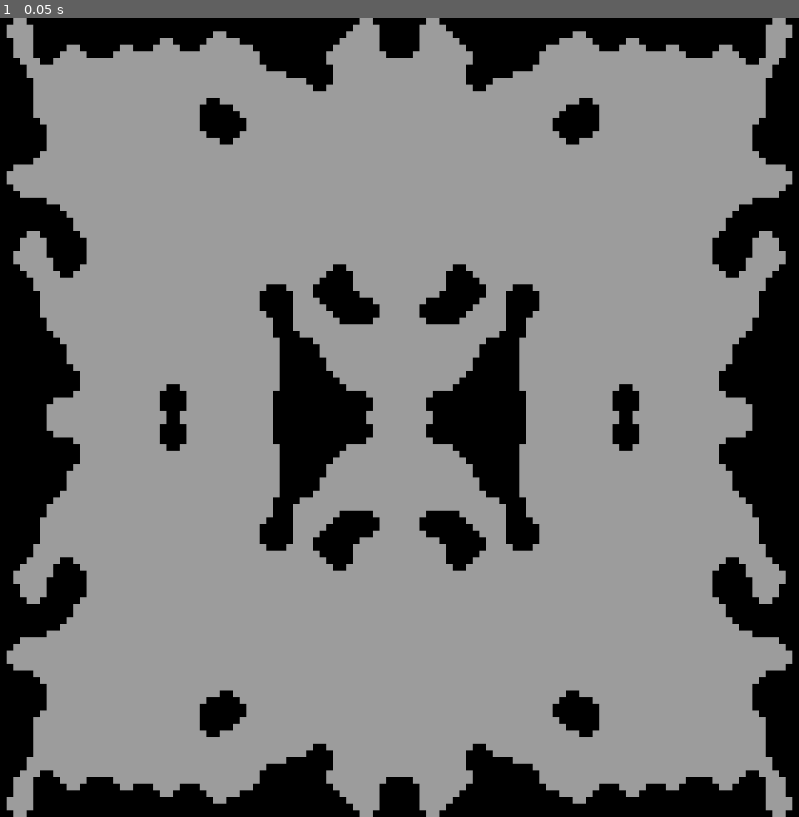
Above: before the commit, frame 1.
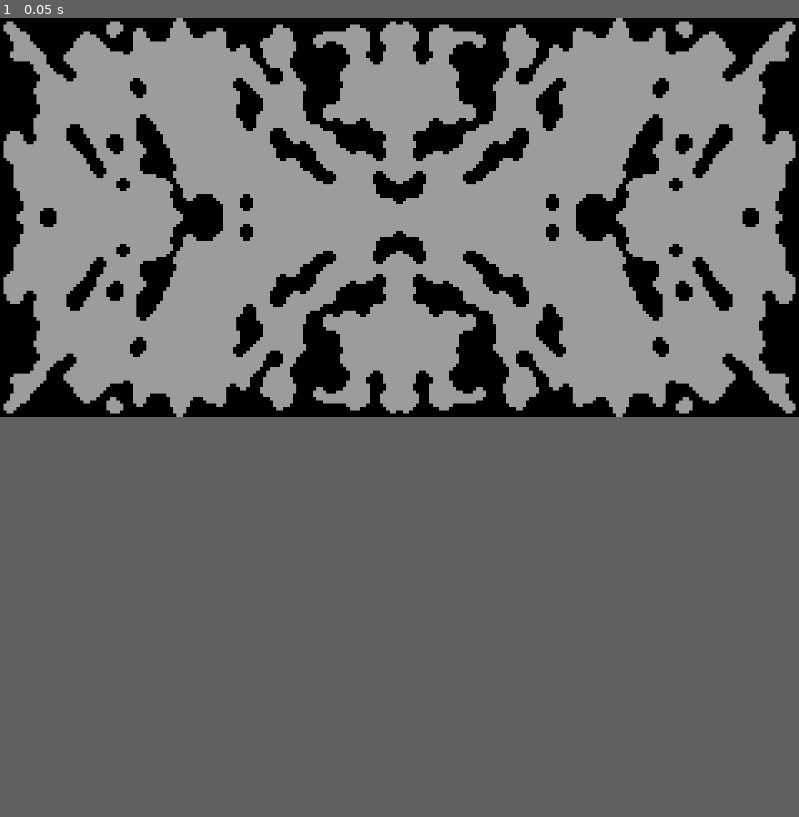
Above: after the commit, the same moment.

Repository: BeLuckyDaf/PCG_Portfolio_1
Game: Godot game, scene res://Main.tscn
Two runs of this game, one before a commit and one after it. Both use one fixed random seed, a clock stepped at 60 frames per second and the inputs below.
Inputs:
- Up to frame 1 (0.05 s): no input
In our replay, the window is 799x799 before the commit and 799x399 after it. These sizes can differ from the game's own. Grey fills any space a smaller window leaves; there, only what the larger window draws over its background counts as a difference.

The runs differ from the first frame. In frame 1, 28% of the frame differs, in the area x 0-100%, y 0-100%.

Commit message:
Add bullet particles.

Diff:
--- a/Main.tscn
+++ b/Main.tscn
@@ -15,11 +15,6 @@
 
 [node name="Generator" type="Node2D" parent="."]
 script = ExtResource( 1 )
-multiplier = 8
-size = 120
-death_limit = 3
-birth_limit = 5
-chance_alive = 0.45
 
 [node name="Drawer" type="Node2D" parent="Generator"]
 script = ExtResource( 2 )
--- a/Map/Drawer.gd
+++ b/Map/Drawer.gd
@@ -19,9 +19,10 @@
 	emit_signal("on_map_updated", value)
 
 func _draw():
-	var size = map.size()*mul
-	if size > 0:
-		OS.window_size = Vector2(size, size)
+	var sizey = map.size()*mul
+	if sizey > 0:
+		var sizex = map[0].size()*mul
+		OS.window_size = Vector2(sizex, sizey)
 
 func _on_Drawer_on_map_updated(new_map):
 	update()
--- a/Map/Generator.gd
+++ b/Map/Generator.gd
@@ -3,30 +3,31 @@
 
 onready var drawer := $Drawer
 
-export var multiplier : int = 10
+export var multiplier : int = 8
 export var iterations : int = 15
-export var size : int = 60
-export var death_limit : int = 4
-export var birth_limit : int = 1
-export var chance_alive : float = 0.5
+export var map_width : int = 240
+export var map_height : int = 120
+export var death_limit : int = 3
+export var birth_limit : int = 5
+export var chance_alive : float = 0.45
 
 func _ready():
 	make_map()
 
 func make_map():
-	var map = generate_map(size, iterations)
+	var map = generate_map(map_width, map_height, iterations)
 	_mirror_map(map)
 	map = _simulate(map)
 	_mirror_map(map, true)
 	map = _simulate(map)
 	drawer.set_map(map, multiplier)
 
-func _generate_random_map(map_size):
+func _generate_random_map(w, h):
 	var map = []
-	for y in range(map_size):
+	for y in range(h):
 		map.append([])
 # warning-ignore:unused_variable
-		for x in range(map_size):
+		for x in range(w):
 			map[y].append(1 if rand_range(0, 1) < chance_alive else 0)
 	return map
 
@@ -40,8 +41,8 @@
 			for x in range(int(map[y].size()/2)):
 				map[y][map[y].size()-x-1] = map[y][x]
 
-func _get_map_point(map, y, x, map_size):
-	if x < 0 or x > map_size-1 or y < 0 or y > map_size-1:
+func _get_map_point(map, y, x, w, h):
+	if x < 0 or x > w-1 or y < 0 or y > h-1:
 		return 1
 	return map[y][x]
 
@@ -49,20 +50,20 @@
 	var newmap = map.duplicate()
 	for y in range(map.size()):
 		for x in range(map[y].size()):
-			var l = _get_map_point(map, y, x-1, size)
-			var r = _get_map_point(map, y, x+1, size)
-			var tr = _get_map_point(map, y+1, x+1, size)
-			var tl = _get_map_point(map, y+1, x-1, size)
-			var br = _get_map_point(map, y-1, x+1, size)
-			var bl = _get_map_point(map, y-1, x-1, size)
-			var t = _get_map_point(map, y-1, x, size)
-			var b = _get_map_point(map, y+1, x, size)
+			var l = _get_map_point(map, y, x-1, map_width, map_height)
+			var r = _get_map_point(map, y, x+1, map_width, map_height)
+			var tr = _get_map_point(map, y+1, x+1, map_width, map_height)
+			var tl = _get_map_point(map, y+1, x-1, map_width, map_height)
+			var br = _get_map_point(map, y-1, x+1, map_width, map_height)
+			var bl = _get_map_point(map, y-1, x-1, map_width, map_height)
+			var t = _get_map_point(map, y-1, x, map_width, map_height)
+			var b = _get_map_point(map, y+1, x, map_width, map_height)
 			newmap[y][x] = _apply_rules(map[y][x], l, r, t, b, tr, tl, br, bl)
 	return newmap
 
-func generate_map(map_size, n):
+func generate_map(w, h, n):
 	randomize()
-	var map = _generate_random_map(map_size)
+	var map = _generate_random_map(w, h)
 # warning-ignore:unused_variable
 	for i in range(n):
 		map = _simulate(map)
--- a/Map/PlayerSpawner.gd
+++ b/Map/PlayerSpawner.gd
@@ -34,11 +34,11 @@
 	if map.size() == 0:
 		return Vector2.ZERO
 	randomize()
-	var x = round(rand_range(0, map.size()))
-	var y = round(rand_range(0, map[0].size()))
+	var y = round(rand_range(0, map.size()-1))
+	var x = round(rand_range(0, map[0].size()-1))
 	while map[y][x] != 0:
-		x = round(rand_range(0, map.size()))
-		y = round(rand_range(0, map[0].size()))
+		y = round(rand_range(0, map.size()-1))
+		x = round(rand_range(0, map[0].size()-1))
 	return Vector2(x, y)*mul
 
 func remove_alive(player_id):
--- a/Player/Bullet.tscn
+++ b/Player/Bullet.tscn
@@ -1,12 +1,38 @@
-[gd_scene load_steps=3 format=2]
+[gd_scene load_steps=6 format=2]
 
 [ext_resource path="res://Player/Bullet.gd" type="Script" id=1]
 
 [sub_resource type="RectangleShape2D" id=1]
 extents = Vector2( 1, 1 )
 
+[sub_resource type="Gradient" id=5]
+offsets = PoolRealArray( 0, 0.619718 )
+colors = PoolColorArray( 0.956863, 0.670588, 0.337255, 0.733333, 1, 1, 1, 0 )
+
+[sub_resource type="GradientTexture" id=6]
+gradient = SubResource( 5 )
+
+[sub_resource type="ParticlesMaterial" id=4]
+emission_shape = 1
+emission_sphere_radius = 2.0
+flag_disable_z = true
+direction = Vector3( 0, 0, 0 )
+spread = 0.0
+gravity = Vector3( 0, 0, 0 )
+orbit_velocity = 0.0
+orbit_velocity_random = 0.0
+scale = 3.0
+scale_random = 0.5
+color_ramp = SubResource( 6 )
+
 [node name="Bullet" type="KinematicBody2D"]
 script = ExtResource( 1 )
 
 [node name="CollisionShape2D" type="CollisionShape2D" parent="."]
 shape = SubResource( 1 )
+
+[node name="Particles2D" type="Particles2D" parent="."]
+amount = 100
+lifetime = 0.25
+local_coords = false
+process_material = SubResource( 4 )
--- a/Player/Player.gd
+++ b/Player/Player.gd
@@ -8,7 +8,7 @@
 
 export var speed : float = 100
 export var player_id : int = 0
-export var reload_time : float = 0.1
+export var reload_time : float = 0.15
 
 var move_up_str = "p_mup"
 var move_down_str = "p_mdown"
Not shown, added: export_presets.cfg
